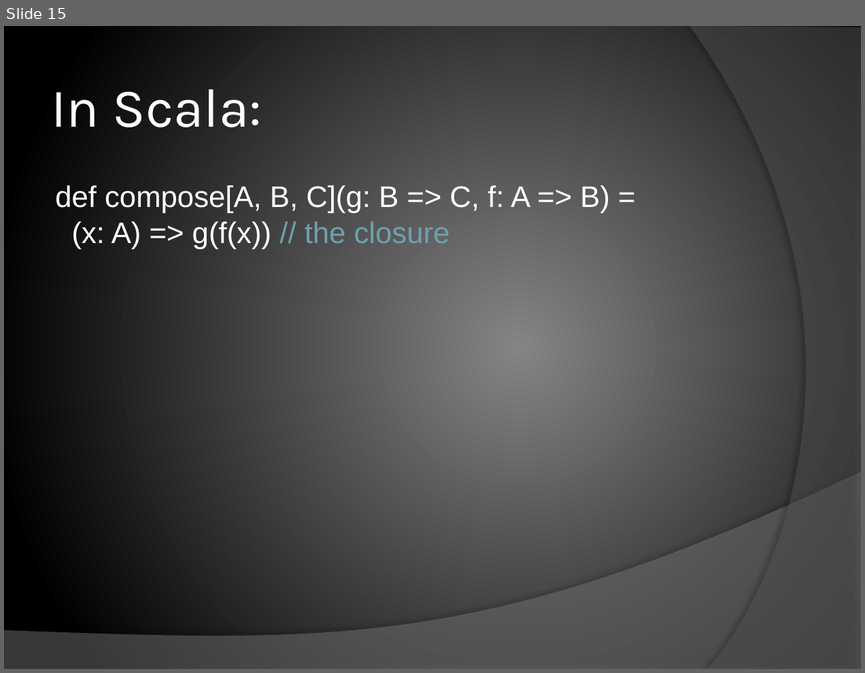
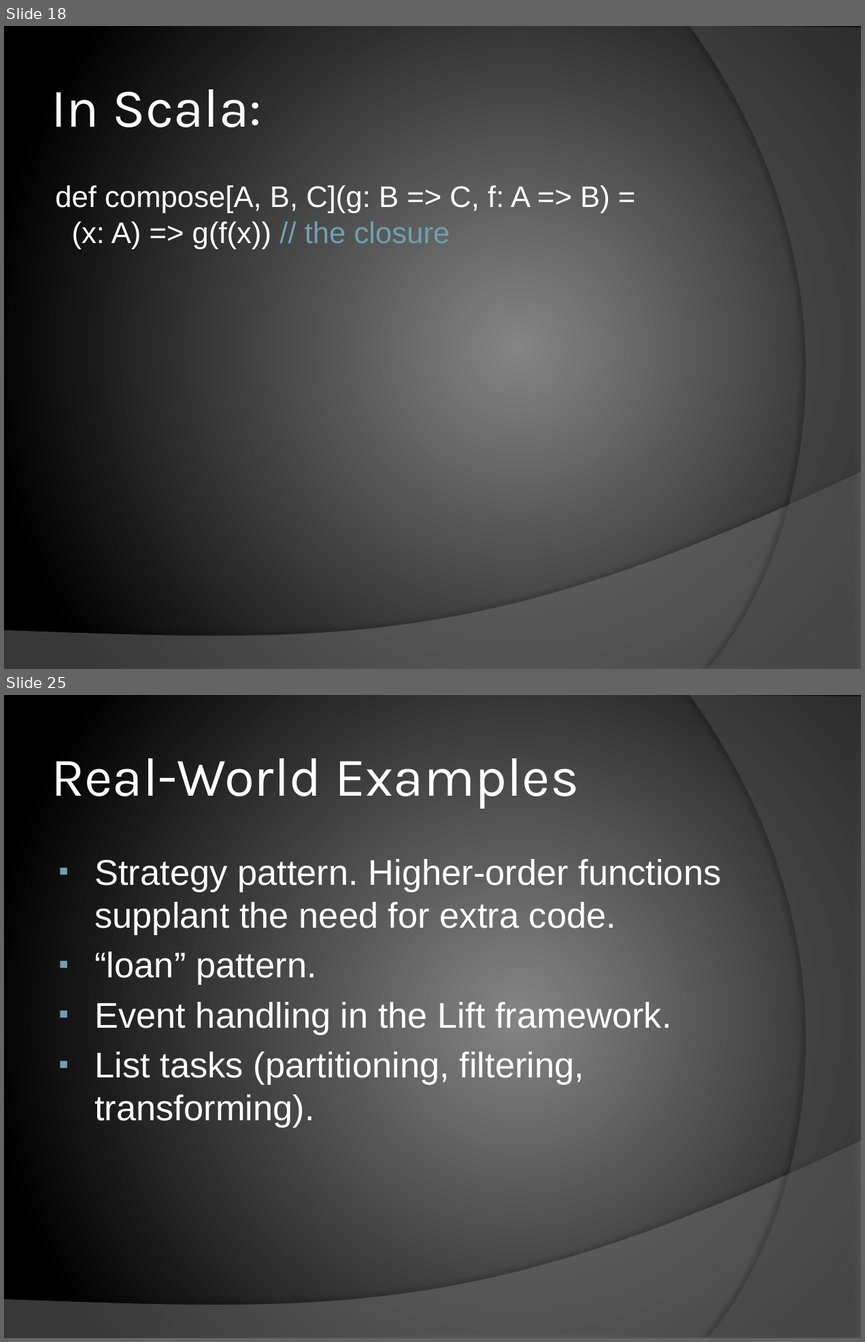
Before and after one commit to chrislewis/JaxFunc_0_ImperativelyFunctional, a slide deck: JaxFunc.pptx. Shown one above the other, each under a label of ours: slide 15 before the commit, slides 18 and 25 after it; the slides between them are not shown. The pictures are 865x673 and 865x1342 pixels, drawn with LibreOffice and Linux fonts; fonts in the diff are those of the drawing. Boxes give left, top, right and bottom in pixels: in the first picture for what was removed or moved away, otherwise in the second. Text is boxed around its words. In the diff, an @@ line names an element or a change of style, - is before the commit and + after.

```diff
--- a/JaxFunc.pptx
+++ b/JaxFunc.pptx
@@ slide 25 added at (4,695,861,1338), background gradient #848484 to #000000; not listed: 2 template elements that a slide beside it also shows @@
@@ title added at (51,758,579,809), 46 pt, text #FFFFFF @@
+Real-World Examples
@@ text added at (94,859,721,1127), 30 pt, text #FFFFFF @@
+▪ Strategy pattern. Higher-order functions supplant the need for extra code.
+▪ “loan” pattern.
+▪ Event handling in the Lift framework.
+▪ List tasks (partitioning, filtering, transforming).
@@ what was slide 15 is now slide 18 @@
```
Also in this commit, not shown: 6 slides changed, 8 other slides added, 1 other file.
